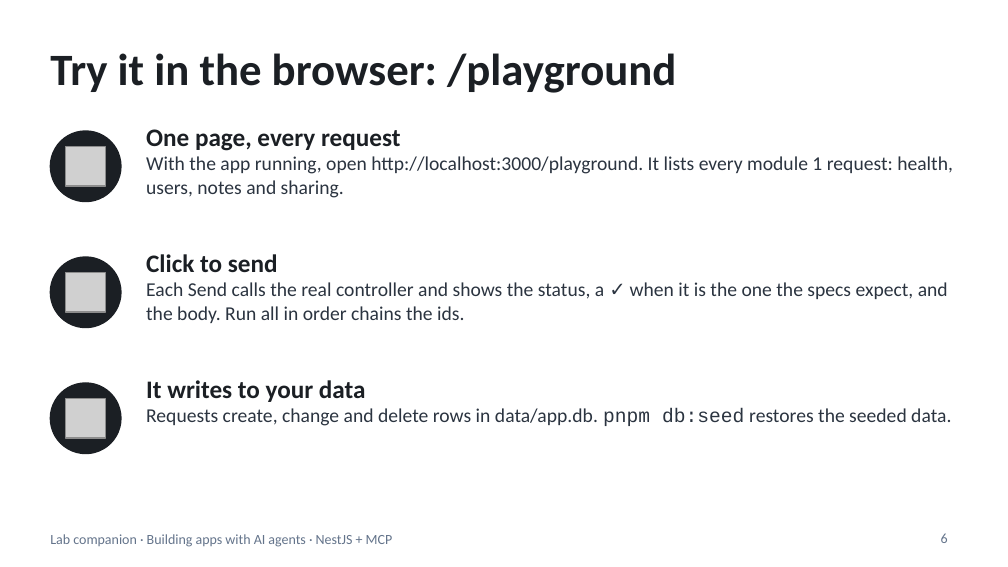
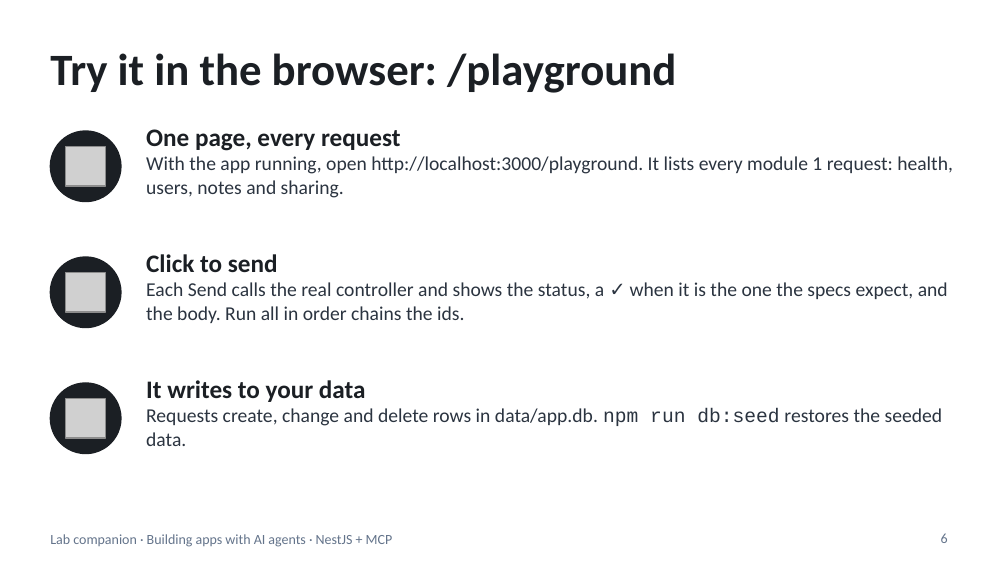
Before and after one commit to blazaga/ai-training-modules, a slide deck: slide 6 of docs/ai-agent-training/slides/lab-companion.pptx. Drawn at 1008x567 pixels with LibreOffice and Linux fonts; fonts in the diff are those of the drawing; grey boxes stand for pictures. Boxes give left, top, right and bottom in pixels: in the first picture for what was removed or moved away, otherwise in the second. Text is boxed around its words. In the diff, an @@ line names an element or a change of style, - is before the commit and + after.

```diff
--- a/docs/ai-agent-training/slides/lab-companion.pptx
+++ b/docs/ai-agent-training/slides/lab-companion.pptx
@@ text at [146, 408, 943, 446]: text changed @@
-Requests create, change and delete rows in data/app.db. pnpm db:seed restores the seeded data.
+Requests create, change and delete rows in data/app.db. npm run db:seed restores the seeded data.
```
Also in this commit, not shown: 15 other slides changed, 11 other files.
